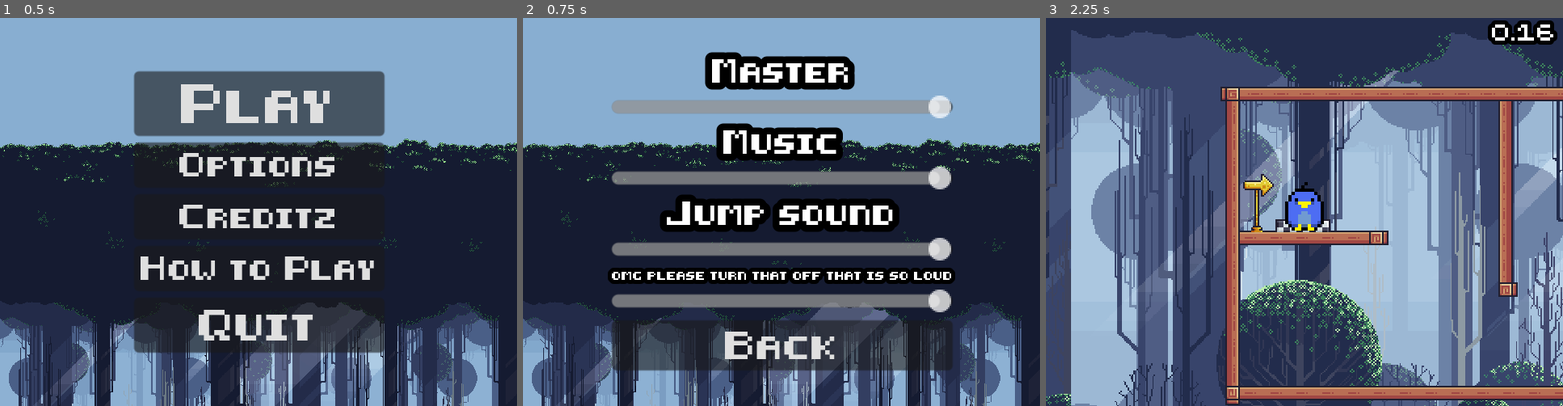
Above: before the commit, frames 1-3 (left to right).
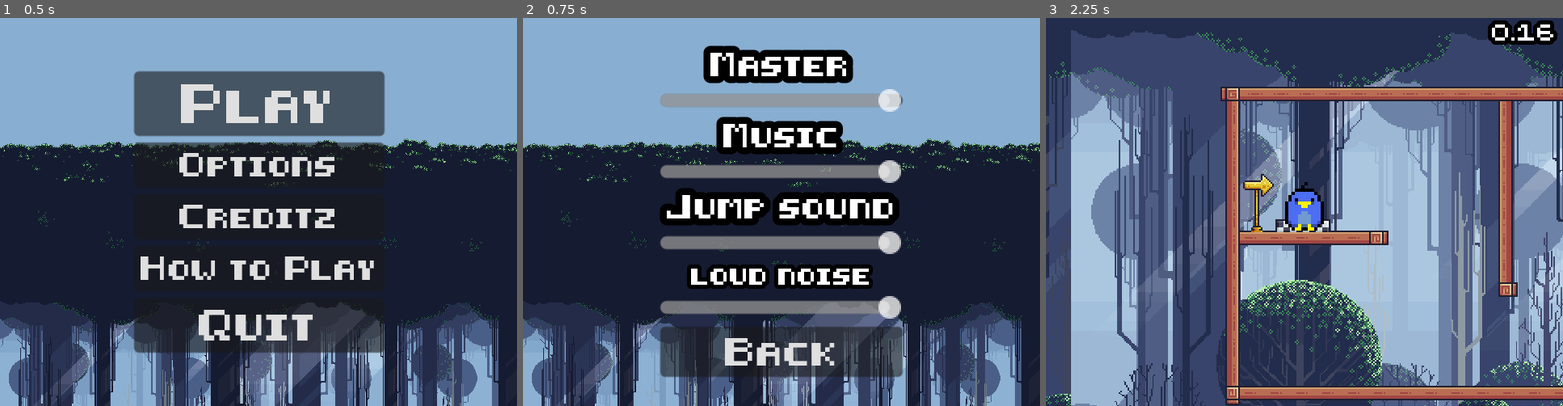
Above: after the commit, the same moments.

Repository: Kynannn/GodotGameApr-June
Game: Godot game, scene res://menu.tscn
The game is run twice, just before and just after one commit, with the same random seed, the same clock (stepped at 60 frames per second) and the same inputs.
Inputs:
- Up to frame 1 (0.5 s): no input
- Up to frame 2 (0.75 s): click "Options" at 0.5 s
- Up to frame 3 (2.25 s): click "Back" at 1.25 s; click "Play" at 2 s

Frame 1 is identical in both runs. In frame 2, 22% of the frame differs, in the area x 16-84%, y 7-93%; in frame 3, nothing differs.

Commit message:
changed thing in options

Diff:
--- a/options.tscn
+++ b/options.tscn
@@ -83,8 +83,9 @@
 theme_override_colors/font_outline_color = Color(0, 0, 0, 1)
 theme_override_constants/outline_size = 10
 theme_override_fonts/font = ExtResource("4_142sw")
-theme_override_font_sizes/font_size = 5
-text = "omg please turn that off that is so loud"
+theme_override_font_sizes/font_size = 10
+text = "loud noise"
+horizontal_alignment = 1
 
 [node name="Sfx2" parent="MarginContainer/VBoxContainer" instance=ExtResource("3_sb134")]
 layout_mode = 2
